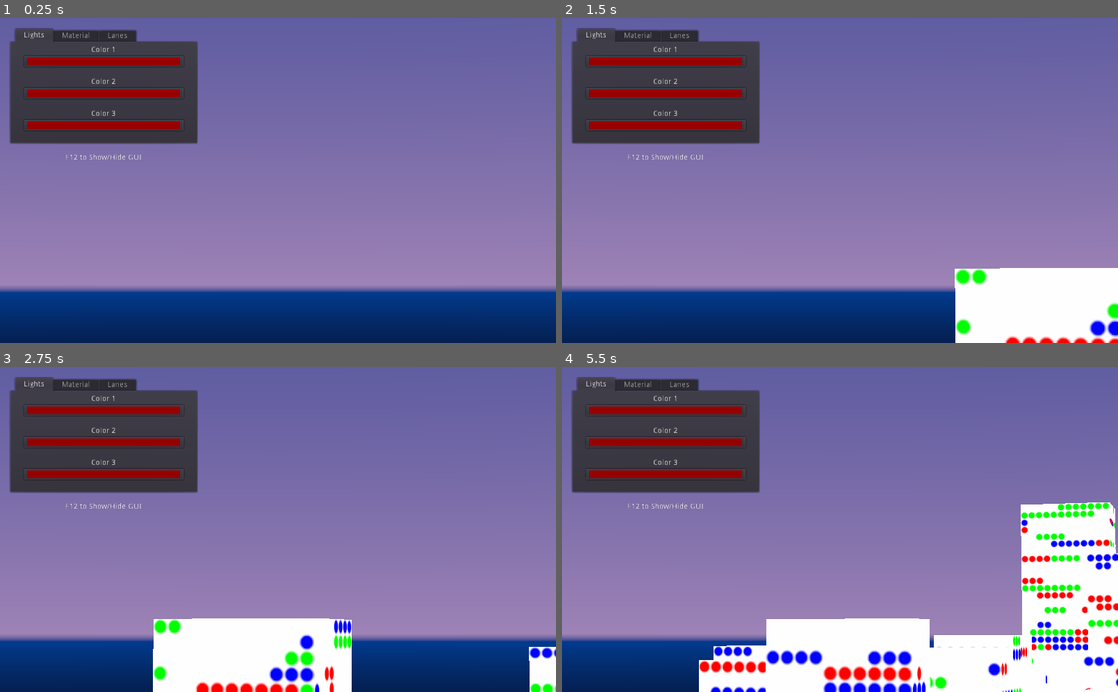
Above: before the commit, frames 1-4 (two rows, left to right).
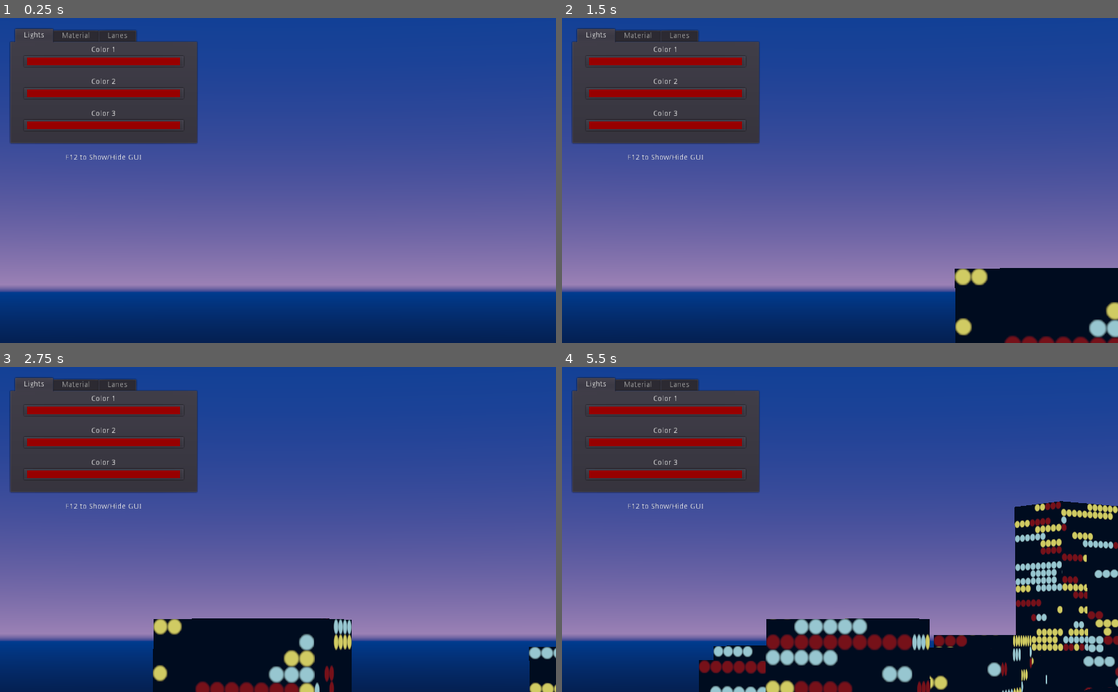
Above: after the commit, the same moments.

Repository: CluckeyMcCormick/ncg2
Game: Godot game, scene res://Main.tscn
Two runs of this game, one before a commit and one after it. Both use one fixed random seed, a clock stepped at 60 frames per second and the inputs below.
Inputs:
- Up to frame 1 (0.25 s): no input
- Up to frame 2 (1.5 s): tap Enter at 0.5 s
- Up to frame 3 (2.75 s): no input
- Up to frame 4 (5.5 s): no input

The runs differ from the first frame. In frame 1, 60% of the frame differs, in the area x 0-100%, y 0-72%; in frame 2, 67%; in frame 3, 69%; in frame 4, 76%, in the area x 0-100%, y 0-100%.

Commit message:
Refine the scene further, update colors
Moved somme things around, updated the colors. Git commits aren't very
good at capturing the artistic process, it seems.

One thing I will say: with the new dot-based windows and pleasant
looking sky, I find gaps in the buildings much more acceptable now. It
actually looks nice! So I shuffled some things around to ensure we get
a lot more glimpses at the skybox.

Diff:
--- a/Main.tscn
+++ b/Main.tscn
@@ -6,7 +6,7 @@
 [sub_resource type="ProceduralSky" id=3]
 sky_top_color = Color( 0, 0.247059, 0.588235, 1 )
 sky_horizon_color = Color( 0.623529, 0.517647, 0.717647, 1 )
-sky_curve = 0.136414
+sky_curve = 0.0365513
 ground_bottom_color = Color( 0.027451, 0.0392157, 0.105882, 1 )
 ground_horizon_color = Color( 0, 0.247059, 0.588235, 1 )
 sun_latitude = -90.0
@@ -38,8 +38,6 @@
 rotation_deviation = 0.0
 min_extra_space = 5
 max_extra_space = 25
-mean_light_range = 3.0
-light_size_deviation = 0.5
 
 [node name="2_PrePaddingA" parent="BuildingRig" instance=ExtResource( 3 )]
 transform = Transform( 1, 0, 0, 0, 1, 0, 0, 0, 1, 7.69052, 0, -2.29144 )
@@ -50,8 +48,6 @@
 tower_height_min = 7
 tower_height_max = 11
 rotation_deviation = 0.0
-mean_light_range = 3.0
-light_size_deviation = 0.5
 
 [node name="3_PrePaddingB" parent="BuildingRig" instance=ExtResource( 3 )]
 transform = Transform( 1, 0, 0, 0, 1, 0, 0, 0, 1, 6.6, 0, -4.9 )
@@ -63,8 +59,6 @@
 rotation_deviation = 0.0
 min_extra_space = 5
 max_extra_space = 20
-mean_light_range = 3.0
-light_size_deviation = 0.5
 
 [node name="4_PrePaddingC" parent="BuildingRig" instance=ExtResource( 3 )]
 transform = Transform( 1, 0, 0, 0, 1, 0, 0, 0, 1, 9.1, 0, -7.4 )
@@ -74,8 +68,6 @@
 tower_height_min = 7
 tower_height_max = 9
 rotation_deviation = 0.0
-mean_light_range = 3.0
-light_size_deviation = 0.5
 
 [node name="5_SkyscraperA" parent="BuildingRig" instance=ExtResource( 3 )]
 transform = Transform( 1, 0, 0, 0, 1, 0, 0, 0, 1, 11.4294, 0, -9.90212 )
@@ -87,9 +79,7 @@
 tower_height_min = 10
 tower_height_max = 14
 min_extra_space = 1
-max_extra_space = 5
-use_light_color_two = true
-use_light_color_three = true
+max_extra_space = 12
 
 [node name="6_SkyscraperB" parent="BuildingRig" instance=ExtResource( 3 )]
 transform = Transform( 1, 0, 0, 0, 1, 0, 0, 0, 1, 10.8294, 0, -12.4328 )
@@ -100,12 +90,7 @@
 base_height_max = 13
 tower_height_min = 12
 tower_height_max = 14
-rotation_deviation = 0.0
-max_extra_space = 9
-mean_light_range = 3.75
-light_size_deviation = 1.0
-use_light_color_two = true
-use_light_color_three = true
+max_extra_space = 12
 
 [node name="7_SkyscraperC" parent="BuildingRig" instance=ExtResource( 3 )]
 transform = Transform( 1, 0, 0, 0, 1, 0, 0, 0, 1, 9.02937, 0, -14.9059 )
@@ -116,15 +101,12 @@
 base_height_max = 13
 tower_height_min = 21
 tower_height_max = 22
-rotation_deviation = 5.0
-max_extra_space = 8
-mean_light_range = 5.0
-light_size_deviation = 2.0
-use_light_color_two = true
-use_light_color_three = true
+rotation_deviation = 90.0
+max_extra_space = 12
 
 [node name="8_PostPaddingA" parent="BuildingRig" instance=ExtResource( 3 )]
 transform = Transform( 1, 0, 0, 0, 1, 0, 0, 0, 1, 15.2, 0, -17.0202 )
+visible = false
 width_min = 12
 width_max = 12
 depth_max = 10
@@ -132,11 +114,10 @@
 tower_height_min = 12
 tower_height_max = 13
 rotation_deviation = 0.0
-use_light_color_two = true
-use_light_color_three = true
 
 [node name="9_PostPaddingD" parent="BuildingRig" instance=ExtResource( 3 )]
 transform = Transform( 1, 0, 0, 0, 1, 0, 0, 0, 1, 14, 0, -19.4202 )
+visible = false
 width_min = 12
 width_max = 12
 depth_max = 10
@@ -144,10 +125,6 @@
 tower_height_min = 13
 tower_height_max = 18
 rotation_deviation = 0.0
-mean_light_range = 6.0
-light_size_deviation = 1.0
-use_light_color_two = true
-use_light_color_three = true
 
 [node name="10_SuperStructures" parent="BuildingRig" instance=ExtResource( 3 )]
 transform = Transform( 1, 0, 0, 0, 1, 0, 0, 0, 1, 17.803, 0, -24.22 )
@@ -155,16 +132,12 @@
 width_max = 32
 depth_min = 20
 depth_max = 32
-base_height_min = 15
-base_height_max = 20
-tower_height_min = 30
-tower_height_max = 60
+base_height_min = 5
+base_height_max = 10
+tower_height_min = 40
+tower_height_max = 70
 rotation_deviation = 60.0
 max_extra_space = 80
-mean_light_range = 8.0
-light_size_deviation = 2.0
-use_light_color_two = true
-use_light_color_three = true
 
 [node name="GUI" type="VBoxContainer" parent="."]
 margin_left = 20.0
--- a/buildings/DotWindowMaterial.tres
+++ b/buildings/DotWindowMaterial.tres
@@ -5,9 +5,9 @@
 
 [resource]
 shader = ExtResource( 2 )
-shader_param/BuildingColor = Color( 1, 1, 1, 1 )
-shader_param/RedDotColor = Color( 1, 0, 0, 1 )
-shader_param/BlueDotColor = Color( 0, 0, 1, 1 )
-shader_param/GreenDotColor = Color( 0, 1, 0, 1 )
+shader_param/BuildingColor = Color( 0, 0.0509804, 0.12549, 1 )
+shader_param/RedDotColor = Color( 0.466667, 0.0705882, 0.101961, 1 )
+shader_param/BlueDotColor = Color( 0.596078, 0.780392, 0.819608, 1 )
+shader_param/GreenDotColor = Color( 0.819608, 0.8, 0.392157, 1 )
 shader_param/BuildingOpacity = 1.0
 shader_param/TextureUniform = ExtResource( 1 )
--- a/scrollers/ScrollSled.gd
+++ b/scrollers/ScrollSled.gd
@@ -37,11 +37,6 @@
     # Set the depth
     slide_depth = new_depth
 
-    # Move the omni-light, as necessary
-    if self.has_node("OmniLight"):
-        # Move the Omni-Light, as appropriate.
-        $OmniLight.translation.z = new_depth / 2
-
 # A wrapper function to set the proportions of the building, since whatever
 # spawns the sled might not be able to reach down directly.
 func set_building_size(len_x, len_z, base_height, tower_height):
@@ -49,16 +44,6 @@
     $FSB.len_z = len_z
     $FSB.base_len_y = base_height
     $FSB.tower_len_y = tower_height
-
-# A wrapper function to set the range of the light, since whatever spawns the
-# sled might not be able to reach down directly.
-func set_light_range(new_range):
-    $OmniLight.omni_range = new_range
-
-# A wrapper function to set the range of the light, since whatever spawns the
-# sled might not be able to reach down directly.
-func set_light_color(new_color):
-    $OmniLight.light_color = new_color
 
 # A wrapper function to set the rotation of the building, since whatever spawns
 # the sled might not be able to reach down directly.
@@ -83,9 +68,6 @@
 #
 # --------------------------------------------------------
 func make_slide():
-    # Move the Omni-Light, as appropriate.
-    $OmniLight.translation.z = slide_depth / 2
-
     # Calculate the max
     var length = ($FSB.len_x * GlobalRef.WINDOW_UV_SIZE) * $FSB.scale.x
     var depth = ($FSB.len_z * GlobalRef.WINDOW_UV_SIZE) * $FSB.scale.z
--- a/scrollers/ScrollSled.tscn
+++ b/scrollers/ScrollSled.tscn
@@ -8,10 +8,6 @@
 ]]
 script = ExtResource( 2 )
 
-[node name="OmniLight" type="OmniLight" parent="."]
-transform = Transform( 1, 0, 0, 0, 1, 0, 0, 0, 1, 0, 0, 1 )
-omni_range = 4.0
-
 [node name="FSB" parent="." instance=ExtResource( 1 )]
 transform = Transform( 10, 0, 0, 0, 10, 0, 0, 0, 10, 2, 0, 0 )
 auto_build = false
--- a/scrollers/SledLane.gd
+++ b/scrollers/SledLane.gd
@@ -42,20 +42,6 @@
 export(int) var min_extra_space = 0
 # What's the maximum "extra" space between buildings (measured in window cells)?
 export(int) var max_extra_space = 0
-
-# Each sled has one light that we vary the range of using a gaussian
-# distribution. What is the mean of that distribution?
-export(float) var mean_light_range = 4.0
-# Each sled has one light that we vary the size of using a gaussian
-# distribution. What is the mean of that distribution?
-export(float) var light_size_deviation = 0.0
-
-# Everytime we make a new sled, we roll the color for the light from one of
-# three pools. These boolean exports control the available colors to choose
-# from.
-export(bool) var use_light_color_one = true
-export(bool) var use_light_color_two = false
-export(bool) var use_light_color_three = false
 
 # What's the last sled we made?
 var last_sled = null
@@ -163,26 +149,6 @@
     # Rotate the building to a random (but gaussian-distributed) direction
     new_sled.set_building_y_rotation(RNGENNIE.randfn(0.0, rotation_deviation))
 
-    # Adjust the range on the sled's light.
-    new_sled.set_light_range(RNGENNIE.randfn(mean_light_range, light_size_deviation))
-
-    # Roll a new color
-    var colors = []
-
-    if use_light_color_one:
-        colors.append(mcc.light_color_one)
-
-    if use_light_color_two:
-        colors.append(mcc.light_color_two)
-
-    if use_light_color_three:
-        colors.append(mcc.light_color_three)
-
-    if len(colors) > 0:
-        new_sled.set_light_color(colors[randi() % len(colors)])
-    else:
-        new_sled.set_light_color(Color("#000000"))
-
     # Set the material
     new_sled.set_building_material( mcc.primary_material )
 
Not shown: 4 places in scrollers/SledLane.tscn that only renumber resources
